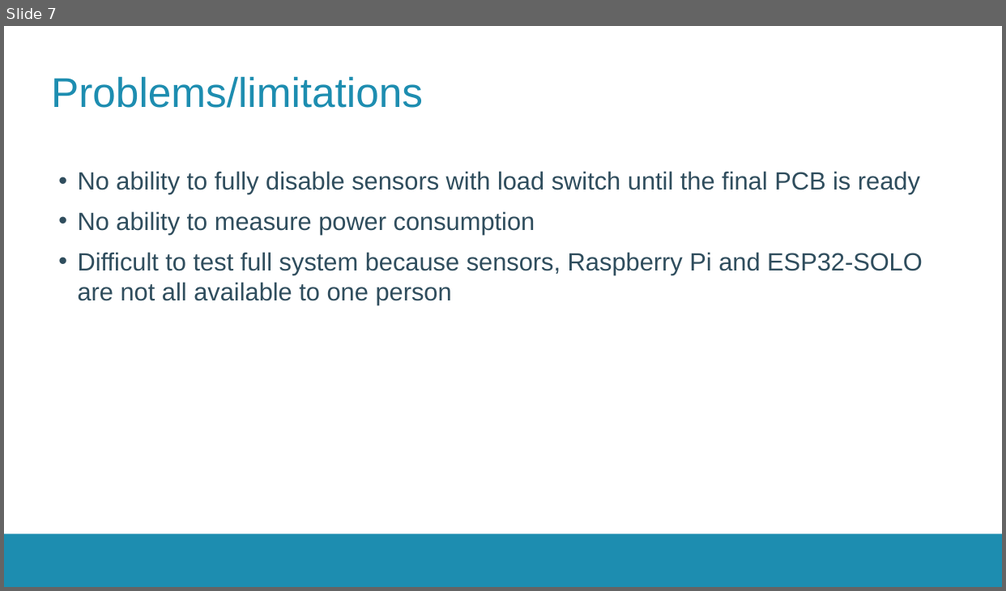
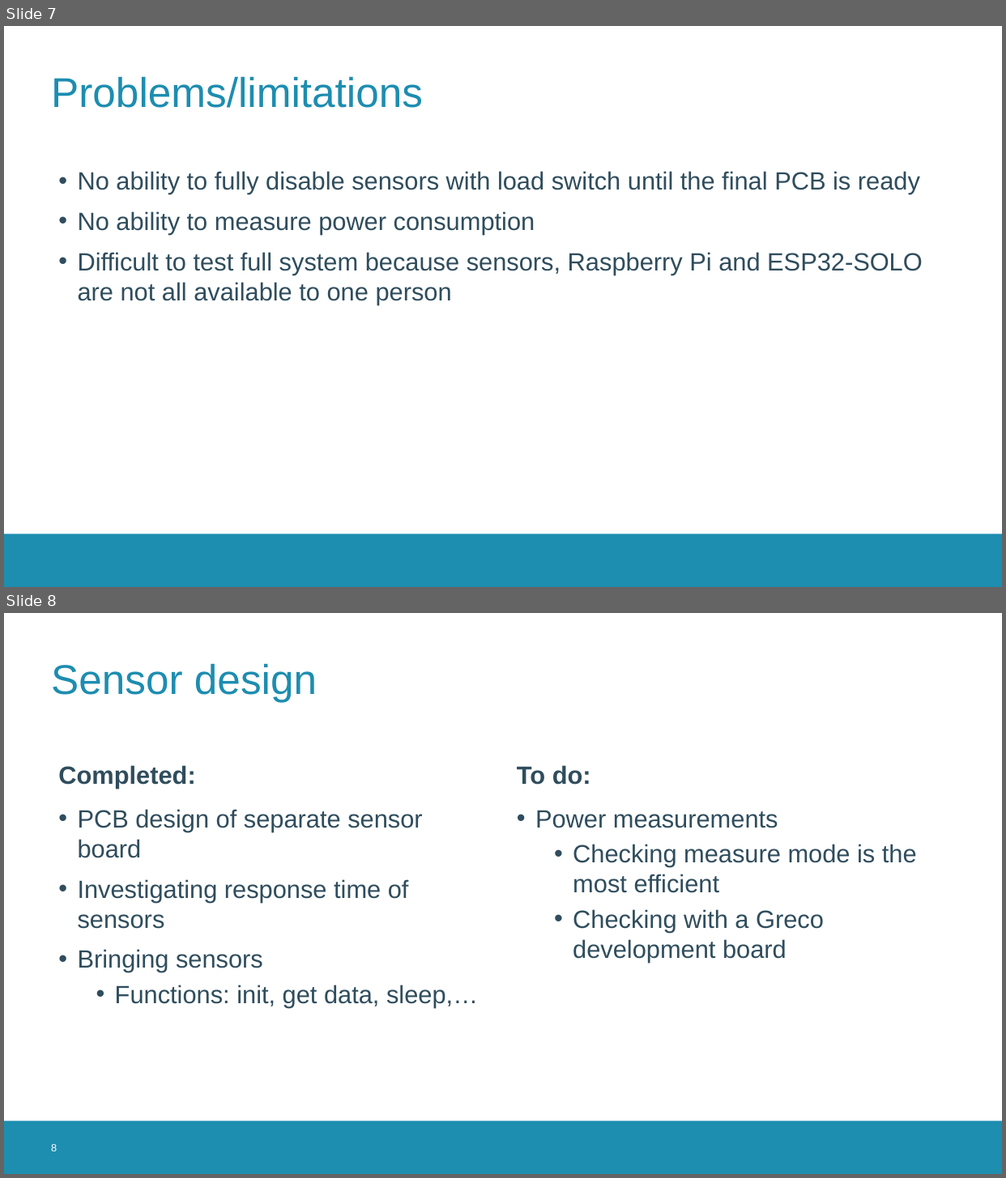
Before and after one commit to thomasf10/cosy_cafeteria, a slide deck: presentatie/tussentijdsepresentatie.pptx. Shown one above the other, each under a label of ours: slide 7 before the commit, slides 7 and 8 after it. The pictures are 1006x591 and 1006x1178 pixels, drawn with LibreOffice and Linux fonts; fonts in the diff are those of the drawing; background and template pictures are left out. Boxes give left, top, right and bottom in pixels: in the first picture for what was removed or moved away, otherwise in the second. Text is boxed around its words. In the diff, an @@ line names an element or a change of style, - is before the commit and + after.

```diff
--- a/presentatie/tussentijdsepresentatie.pptx
+++ b/presentatie/tussentijdsepresentatie.pptx
@@ slide 8 added at <box>4,613,1002,1174</box>, background #FFFFFF; not listed: 1 template element that a slide beside it also shows @@
@@ title added at <box>51,663,317,702</box>, 40 pt, text #1D8DB0 @@
+Sensor design
@@ text added at <box>58,765,195,788</box>, 24 pt, text #2F4D5D, bold @@
+Completed:
@@ text added at <box>517,765,591,785</box>, 24 pt, text #2F4D5D, bold @@
+To do:
@@ text added at <box>78,809,478,1007</box>, 24 pt, text #2F4D5D @@
+• PCB design of separate sensor board
+• Investigating response time of sensors
+• Bringing sensors
+  • Functions: init, get data, sleep,…
@@ text added at <box>535,810,917,962</box>, 24 pt, text #2F4D5D @@
+• Power measurements
+  • Checking measure mode is the most efficient
+  • Checking with a Greco development board
@@ page number added at <box>51,1144,57,1152</box>, 10 pt, text #FFFFFF @@
+8
```
Also in this commit, not shown: 3 other slides added.
